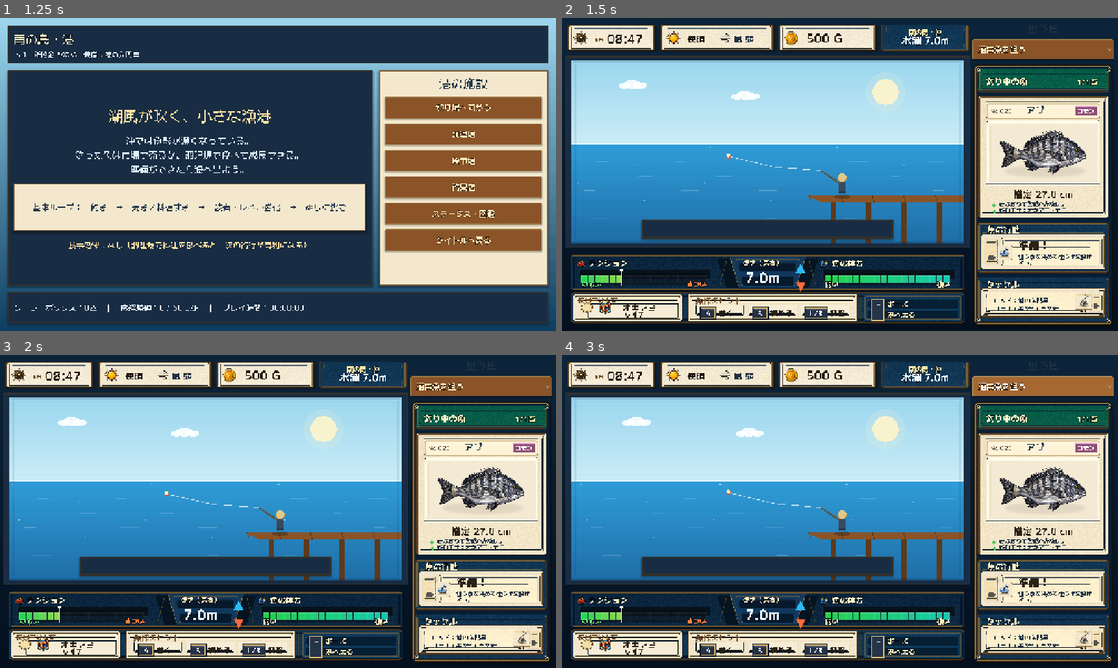
Above: before the commit, frames 1-4 (two rows, left to right).
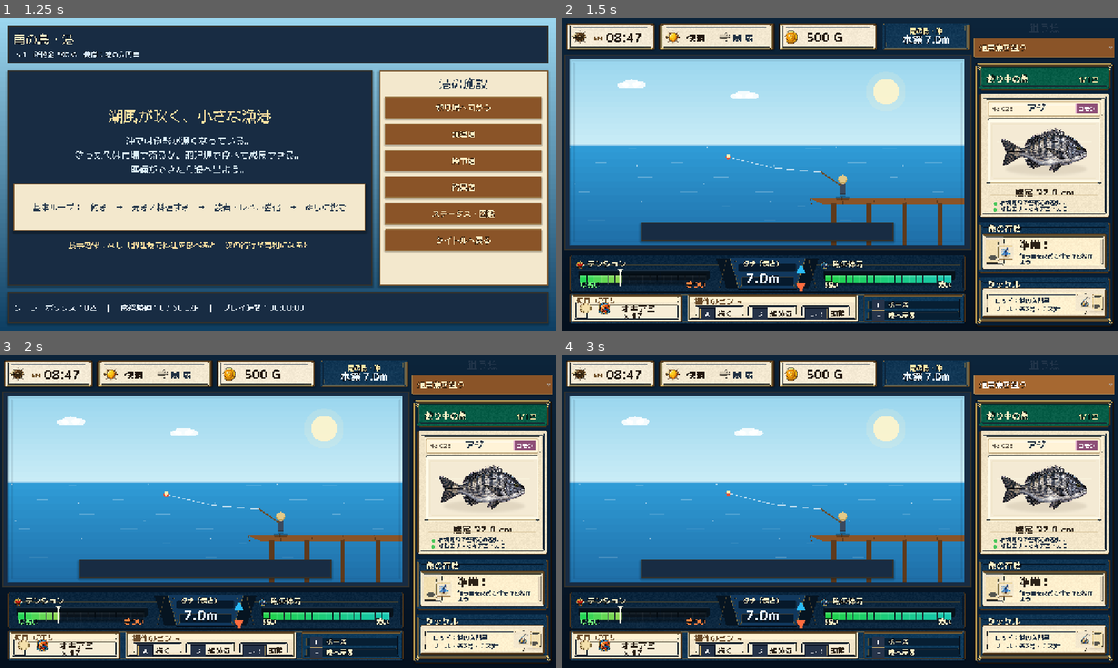
Above: after the commit, the same moments.

Repository: RYUKOU-OKUMURA/tsuri_quest_umi_mvp
Game: Godot game, scene res://scenes/main.tscn
Two runs of this game, one before a commit and one after it. Both use one fixed random seed, a clock stepped at 60 frames per second and the inputs below.
Inputs:
- Up to frame 1 (1.25 s): click "ゲームを始める" at 0.5 s
- Up to frame 2 (1.5 s): click "釣り場へ向かう" at 1.25 s
- Up to frame 3 (2 s): no input
- Up to frame 4 (3 s): click "通常魚を狙う" at 2 s; click "通常魚を狙う" at 2.75 s

Frame 1 is identical in both runs. In frame 2, 23% of the frame differs, in the area x 0-100%, y 1-99%; in frame 3, 23%; in frame 4, 23%.

Commit message:
Tighten fight screen layout gutters

Diff:
--- a/src/ui/fishing_screen.gd
+++ b/src/ui/fishing_screen.gd
@@ -41,23 +41,23 @@
 	_simulator.message_changed.connect(_on_message_changed)
 	_simulator.fight_finished.connect(_on_fight_finished)
 
-	var root := make_root_margin(8)
+	var root := make_root_margin(6)
 	var layout := VBoxContainer.new()
 	layout.size_flags_horizontal = Control.SIZE_EXPAND_FILL
 	layout.size_flags_vertical = Control.SIZE_EXPAND_FILL
-	layout.add_theme_constant_override("separation", 4)
+	layout.add_theme_constant_override("separation", 2)
 	root.add_child(layout)
 
 	var body := HBoxContainer.new()
 	body.size_flags_vertical = Control.SIZE_EXPAND_FILL
-	body.add_theme_constant_override("separation", 6)
+	body.add_theme_constant_override("separation", 5)
 	layout.add_child(body)
 
 	var left_column := VBoxContainer.new()
 	left_column.size_flags_horizontal = Control.SIZE_EXPAND_FILL
 	left_column.size_flags_vertical = Control.SIZE_EXPAND_FILL
 	left_column.size_flags_stretch_ratio = 1.52
-	left_column.add_theme_constant_override("separation", 4)
+	left_column.add_theme_constant_override("separation", 2)
 	body.add_child(left_column)
 
 	_fight_status_bar = FightStatusBarScript.new()
@@ -122,7 +122,7 @@
 	var info_box := VBoxContainer.new()
 	info_box.size_flags_horizontal = Control.SIZE_EXPAND_FILL
 	info_box.size_flags_vertical = Control.SIZE_EXPAND_FILL
-	info_box.add_theme_constant_override("separation", 8)
+	info_box.add_theme_constant_override("separation", 6)
 	info_panel.add_child(info_box)
 	_info_title_label = make_label("狙う魚", 24, Color("#22354a"))
 	_info_title_label.horizontal_alignment = HORIZONTAL_ALIGNMENT_CENTER
Not shown, changed: design-qa.md
Not shown, changed: docs/11_underwater_fight_showcase.md
